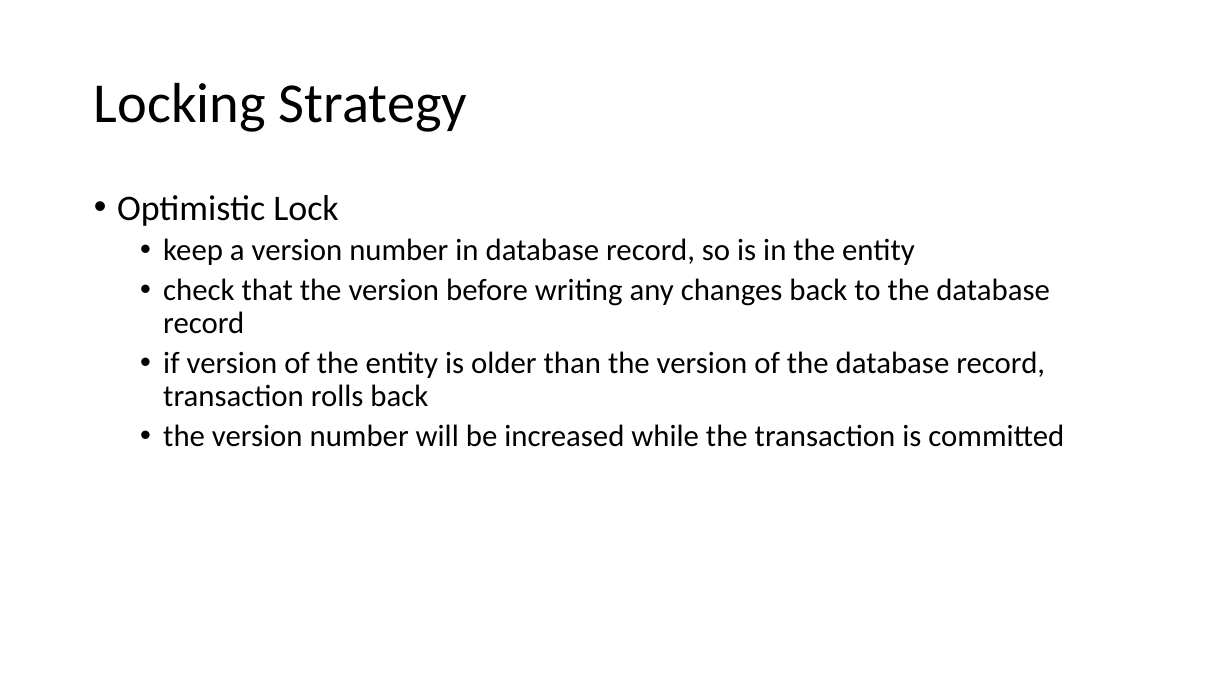
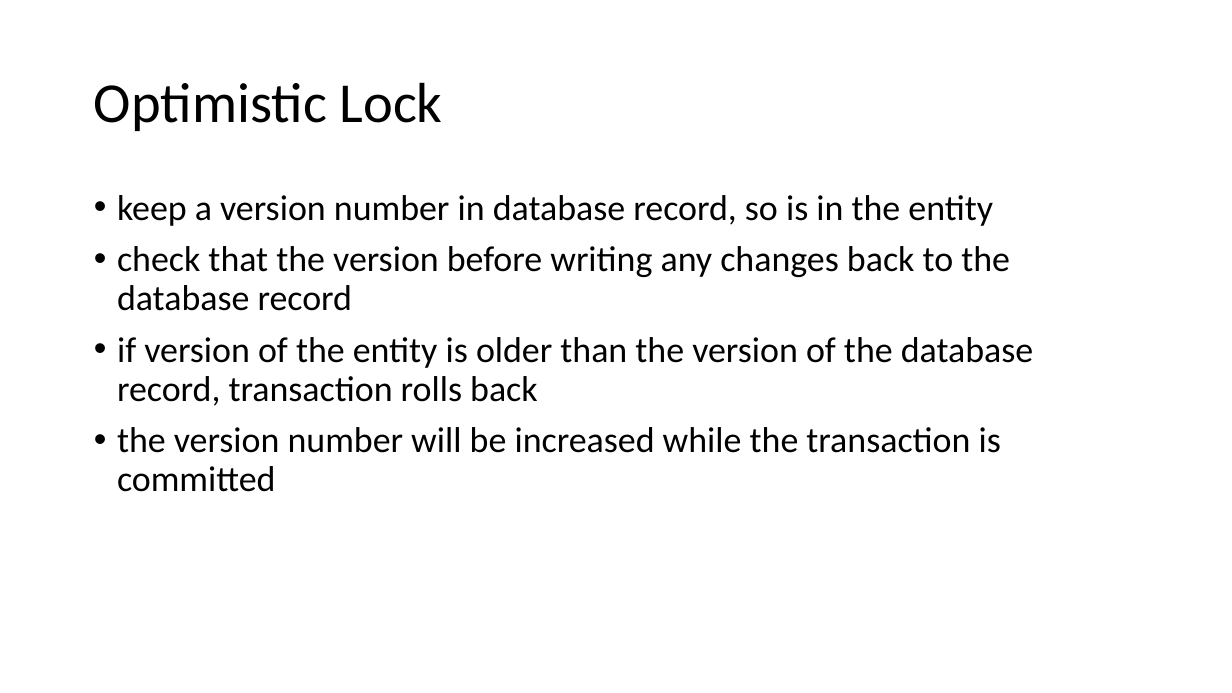
Before and after one commit to lawren43/mytest-repo, a slide deck: slide 25 of test-springmvc/doc/2.JPA Programming.pptx (slide 24 before the commit). Drawn at 1232x693 pixels with LibreOffice and Linux fonts; fonts in the diff are those of the drawing. Boxes give left, top, right and bottom in pixels: in the first picture for what was removed or moved away, otherwise in the second. Text is boxed around its words. In the diff, an @@ line names an element or a change of style, - is before the commit and + after.

```diff
--- a/test-springmvc/doc/2.JPA Programming.pptx
+++ b/test-springmvc/doc/2.JPA Programming.pptx
@@ title at box(94, 82, 443, 131): text changed @@
-Locking Strategy
+Optimistic Lock
@@ text "keep a version number in ..." at box(117, 195, 1033, 492): size 24 to 28 pt; list level 2 to 1 in "keep a version number in ..."; list level 2 to 1 in "check that the version before ..."; list level 2 to 1 in "if version of the entity ..."; list level 2 to 1 in "the version number will be ..." @@
@@ text at box(117, 195, 338, 226): paragraph removed @@
-• Optimistic Lock
```
Also in this commit, not shown: 4 other slides changed, 4 slides added, 57 slides removed, 9 other files.
